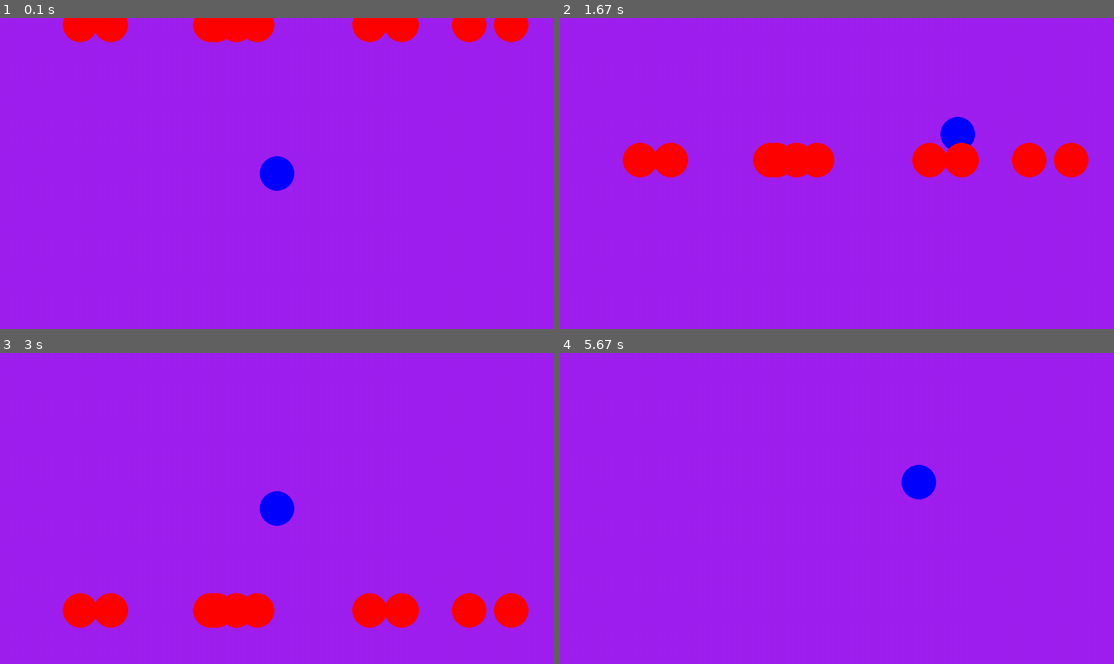
Above: before the commit, frames 1-4 (two rows, left to right).
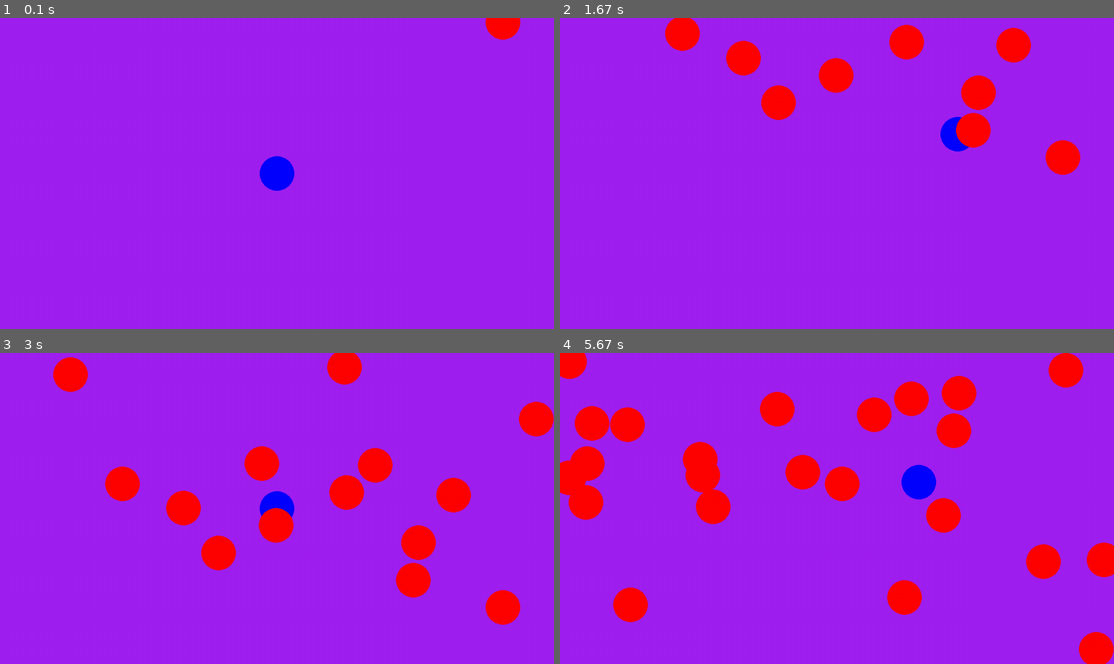
Above: after the commit, the same moments.

Repository: C-Liddell/pygame
Game: pygame game, started from Code/main.py
The game is run twice, just before and just after one commit, with the same random seed, the same clock (stepped at 60 frames per second) and the same inputs.
Inputs:
- Up to frame 1 (0.1 s): no input
- Up to frame 2 (1.67 s): hold D 0.33-0.8 s; hold W 0.83-1.13 s; hold D 1.17-1.63 s
- Up to frame 3 (3 s): hold A 1.67-2.2 s; hold S 2.23-2.53 s; hold A 2.57-2.97 s
- Up to frame 4 (5.67 s): hold W 3-3.37 s; hold D 3.4-4.03 s; hold S 4.07-4.43 s; hold A 4.47-4.93 s; hold D 4.97-5.43 s; hold W from 5.47 s (still down)

The runs differ from the first frame. In frame 1, 3.3% of the frame differs, in the area x 11-96%, y 0-8%; in frame 2, 9.0%; in frame 3, 12%; in frame 4, 12%, in the area x 0-100%, y 0-100%.

Commit message:
Random Spikes Spawning

Diff:
--- a/Code/main.py
+++ b/Code/main.py
@@ -17,6 +17,8 @@
 class spike:
     pos: int
     alive: bool
+
+spikes = []
 
 
 def movementController(player_pos, dt):
@@ -42,8 +44,6 @@
         spike.pos.y += 200 * dt
         pygame.draw.circle(screen, "red", spike.pos, 40)
 
-spikes = [spike(pygame.Vector2(random.randint(0, screen.get_width()), 0), True) for i in range(10)]
-
 while running:
 
     dt = clock.tick(60) / 1000
@@ -53,6 +53,10 @@
         if event.type == pygame.QUIT:
             running = False
 
+    if random.randint(1,10) == 1:
+        spikes.append(spike(pygame.Vector2(random.randint(0, screen.get_width()), 0), True))
+
+
     playerController(player_pos, dt)
     spikeController(spikes, dt)
 
